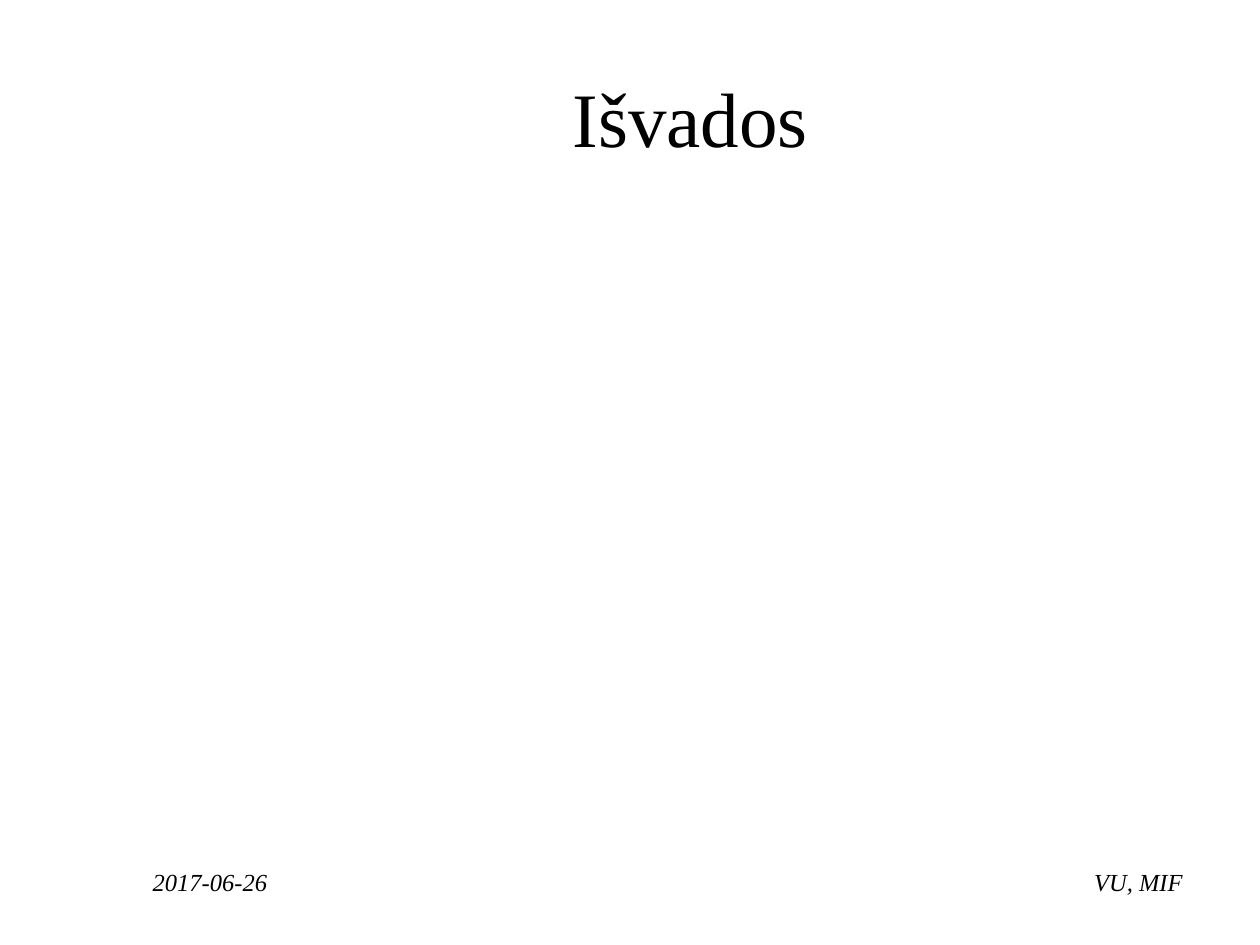
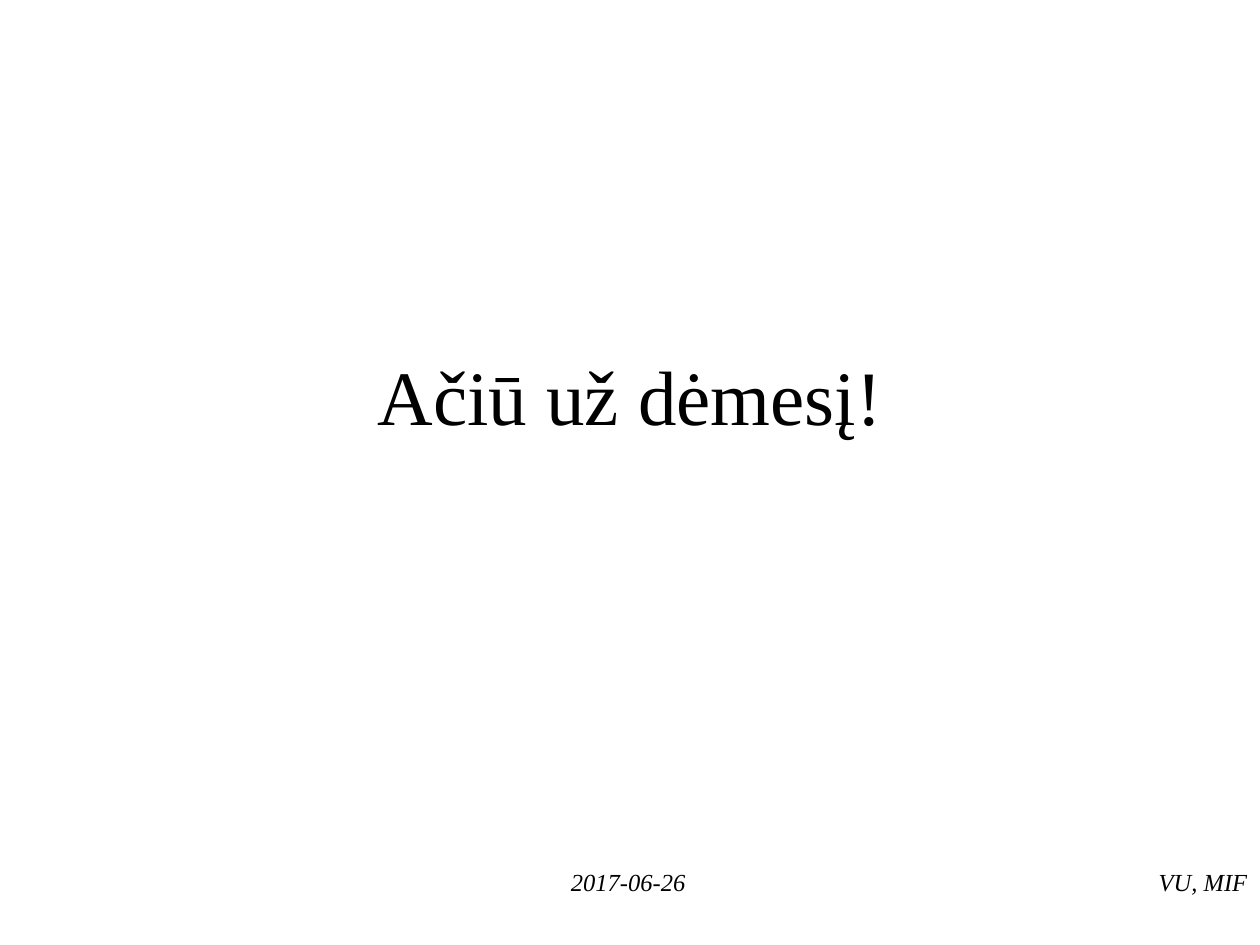
Before and after one commit to ambrazasp/Sign-Language-Recognition, a slide deck: slide 23 of Gestų kalbos atpažinimas naudojant internetinę kamerą.pptx (slide 25 before the commit). Drawn at 1260x945 pixels with LibreOffice and Linux fonts; fonts in the diff are those of the drawing; background and template pictures are left out. Boxes give left, top, right and bottom in pixels: in the first picture for what was removed or moved away, otherwise in the second. Text is boxed around its words. In the diff, an @@ line names an element or a change of style, - is before the commit and + after.

```diff
--- a/Gestų kalbos atpažinimas naudojant internetinę kamerą.pptx
+++ b/Gestų kalbos atpažinimas naudojant internetinę kamerą.pptx
@@ title removed at (573, 93, 808, 148) @@
-Išvados
@@ title added at (377, 371, 882, 440), 44 pt, text #000000 @@
+Ačiū už dėmesį!
@@ text "VU, MIF": place and size @@
-text "VU, MIF" at (1094, 875, 1183, 895)
+text "VU, MIF" at (1159, 875, 1248, 895)
@@ text "2017-06-26": place and size @@
-text "2017-06-26" at (153, 874, 267, 892)
+text "2017-06-26" at (571, 874, 685, 892)
```
Also in this commit, not shown: 4 other slides changed, 2 slides removed.
